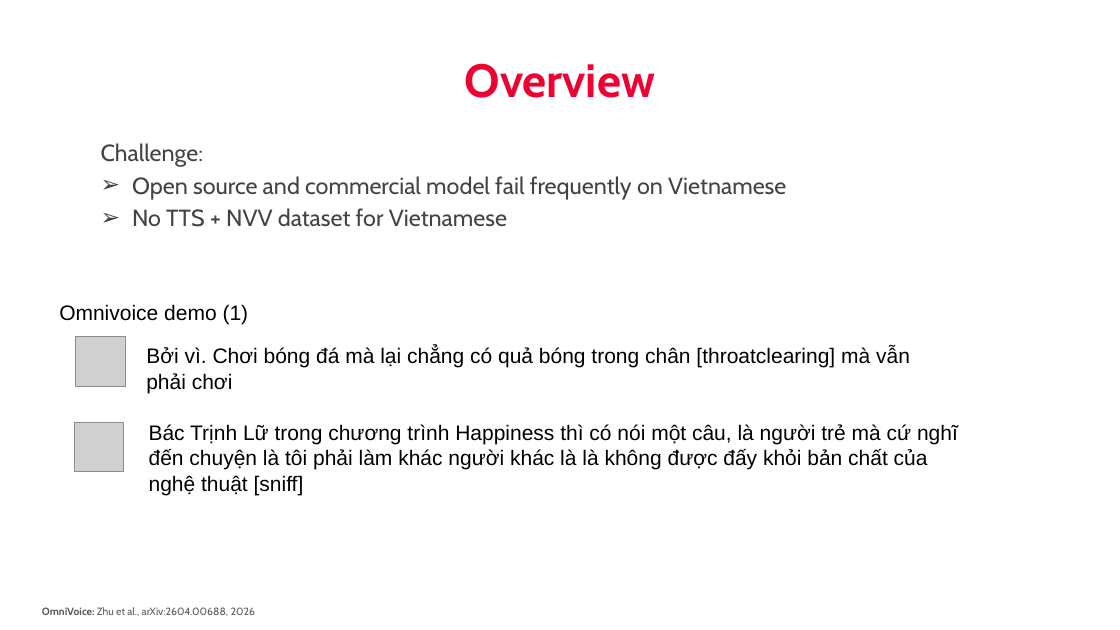
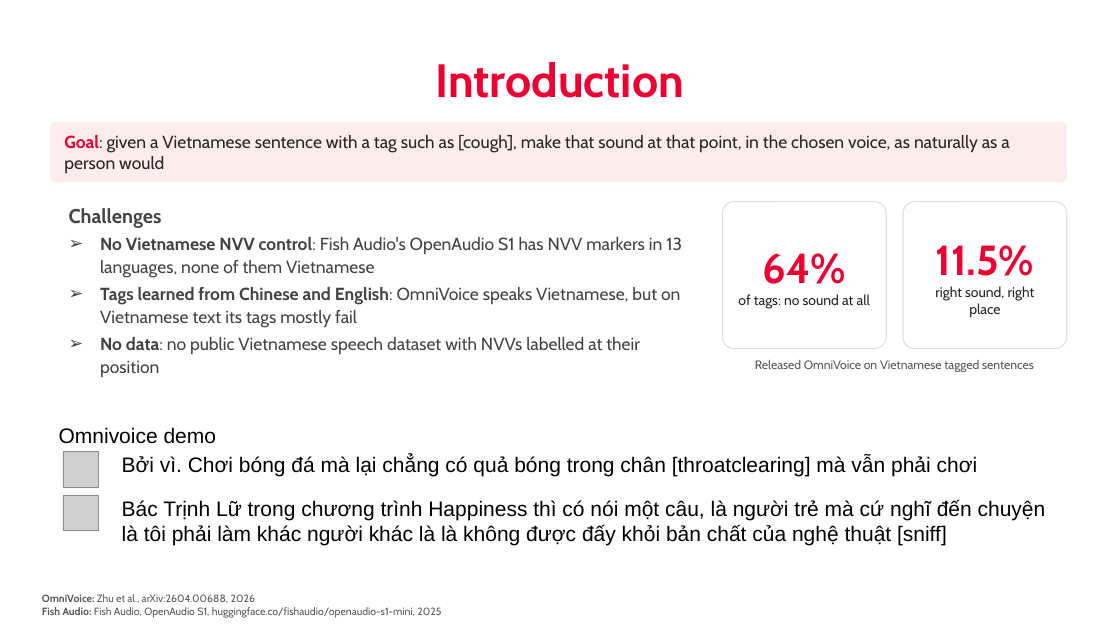
Before and after one commit to nhakanasi/VDT_GD2, a slide deck: slide 4 of Method.pptx. Drawn at 1120x630 pixels with LibreOffice and Linux fonts; fonts in the diff are those of the drawing; grey boxes stand for pictures; background and template pictures are left out. Boxes give left, top, right and bottom in pixels: in the first picture for what was removed or moved away, otherwise in the second. Text is boxed around its words. In the diff, an @@ line names an element or a change of style, - is before the commit and + after.

```diff
--- a/Method.pptx
+++ b/Method.pptx
@@ title at box(436, 62, 684, 98): text changed @@
-Overview
+Introduction
@@ rounded rectangle added at box(50, 122, 1067, 182), fill #FDECEC, 15 pt, text #262626 @@
+Goal: given a Vietnamese sentence with a tag such as [cough], make that sound at that point, in the chosen voice, as naturally as a person would
@@ text at box(69, 208, 682, 377): text changed; size 20 to 15 pt @@
-Challenge:
-➢ Open source and commercial model fail frequently on Vietnamese
-➢ No TTS + NVV dataset for Vietnamese
+Challenges
+➢ No Vietnamese NVV control: Fish Audio's OpenAudio S1 has NVV markers in 13 languages, none of them Vietnamese
+➢ Tags learned from Chinese and English: OmniVoice speaks Vietnamese, but on Vietnamese text its tags mostly fail
+➢ No data: no public Vietnamese speech dataset with NVVs labelled at their position
@@ rounded rectangle added at box(723, 202, 886, 349), fill #FFFFFF, outline #E0E0E0 1 pt, 12 pt, text #262626 @@
+64%
+of tags: no sound at all
@@ rounded rectangle added at box(903, 202, 1067, 349), fill #FFFFFF, outline #E0E0E0 1 pt, 12 pt, text #262626 @@
+11.5%
+right sound, right place
@@ text added at box(755, 360, 1034, 372), 10.5 pt, text #595959 @@
+Released OmniVoice on Vietnamese tagged sentences
@@ text at box(59, 427, 217, 444): text changed @@
-Omnivoice demo (1)
+Omnivoice demo
@@ text "Bởi vì. Chơi bóng đá ..." rewrapped from box(146, 347, 910, 393) to box(122, 456, 978, 477) @@
@@ picture: place and size @@
-picture at box(76, 337, 125, 386)
+picture at box(63, 452, 98, 487)
@@ picture: place and size @@
-picture at box(74, 422, 124, 471)
+picture at box(63, 496, 98, 531)
@@ text "Bác Trịnh Lữ trong chương ..." rewrapped from box(149, 424, 958, 495) to box(122, 500, 1046, 546) @@
@@ text "OmniVoice: Zhu et al., arXiv:2604.00688, ...": place and size @@
-text "OmniVoice: Zhu et al., arXiv:2604.00688, ..." at box(42, 607, 256, 616)
+text "OmniVoice: Zhu et al., arXiv:2604.00688, ..." at box(42, 594, 441, 618)
@@ text at box(42, 607, 441, 618): paragraph added @@
+Fish Audio: Fish Audio, OpenAudio S1, huggingface.co/fishaudio/openaudio-s1-mini, 2025
```
Also in this commit, not shown: 23 other slides changed, 1 slide added, 1 slide removed, 8 other files.
